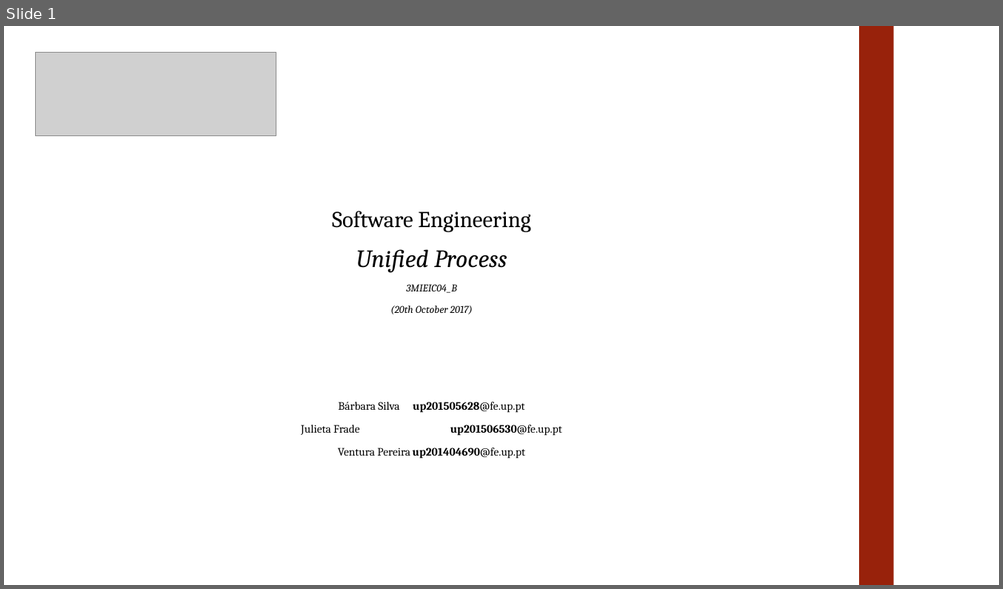
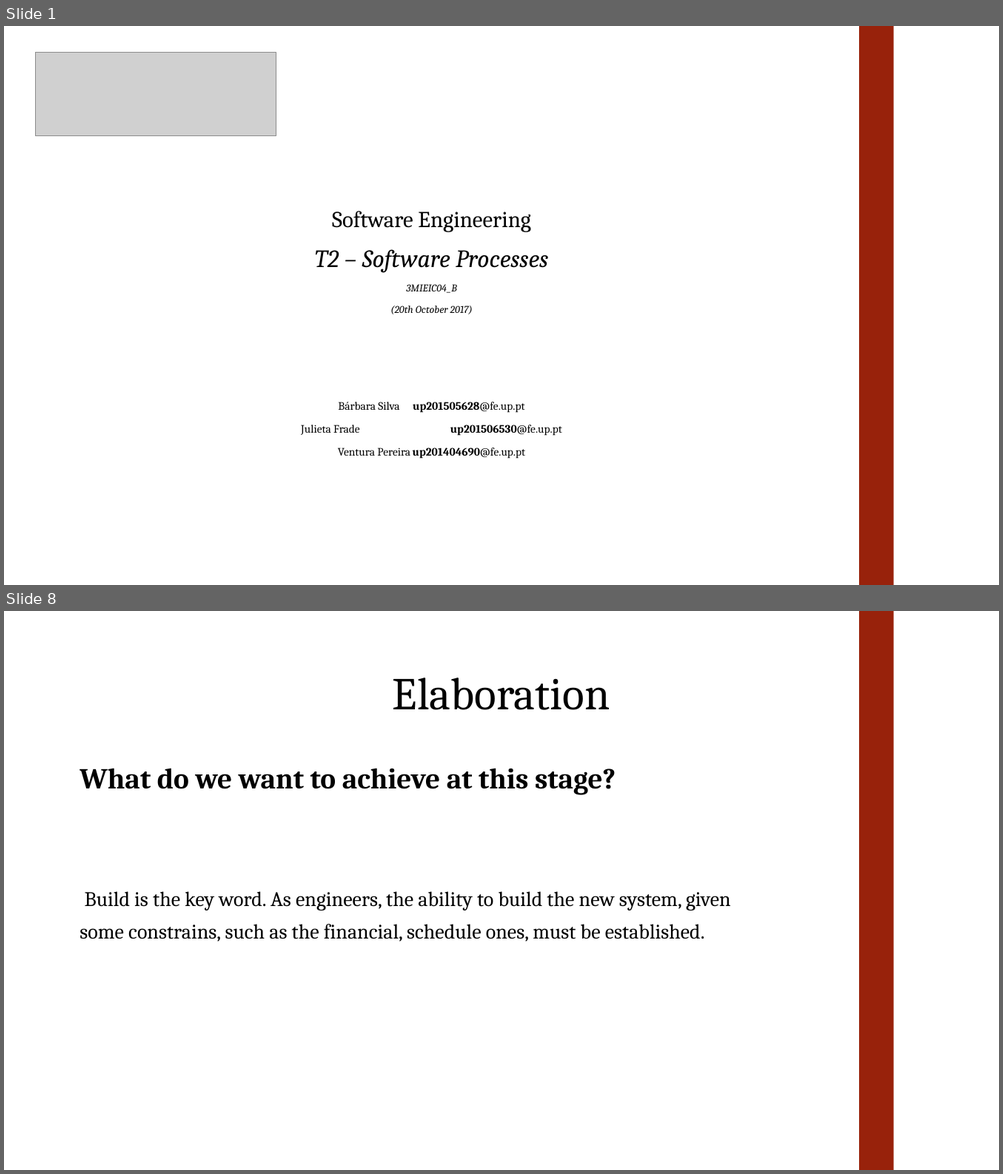
Before and after one commit to julietafrade97/feup-esof, a slide deck: T2/Presentation.pptx. Shown one above the other, each under a label of ours: slide 1 before the commit, slides 1 and 8 after it; the slides between them are not shown. The pictures are 1003x589 and 1003x1174 pixels, drawn with LibreOffice and Linux fonts; fonts in the diff are those of the drawing; grey boxes stand for pictures. Boxes give left, top, right and bottom in pixels: in the first picture for what was removed or moved away, otherwise in the second. Text is boxed around its words. In the diff, an @@ line names an element or a change of style, - is before the commit and + after.

```diff
--- a/T2/Presentation.pptx
+++ b/T2/Presentation.pptx
@@ slide 8 added at (4,611,999,1170), background #FFFFFF @@
@@ rectangle added at (859,611,893,1170), fill #98220B @@
@@ title added at (392,678,610,710), 44 pt, text #000000 @@
+Elaboration
@@ text added at (79,768,731,942), 20 pt, text #000000 @@
+What do we want to achieve at this stage?
+Build is the key word. As engineers, the ability to build the new system, given
+some constrains, such as the financial, schedule ones, must be established.
@@ slide 1 changed as well @@
@@ text at (315,249,548,273): text changed @@
-Unified Process
+T2 – Software Processes
```
Also in this commit, not shown: 23 other slides added, 1 slide removed.
